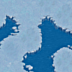
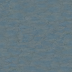
Comparing the layer stacks of the two 72×72 images. Changes:
hid "banque copy #1" over (0, 0, 72, 72)
hid "banque copy" over (0, 0, 72, 72)
hid "banque copy #2" over (0, 0, 72, 72)
hid "banque" over (0, 0, 72, 72)
showed "etang1" over (0, 0, 72, 72)
showed "fleufroid3" over (0, 0, 72, 72)
showed "fond fleuve" over (0, 0, 72, 72)
